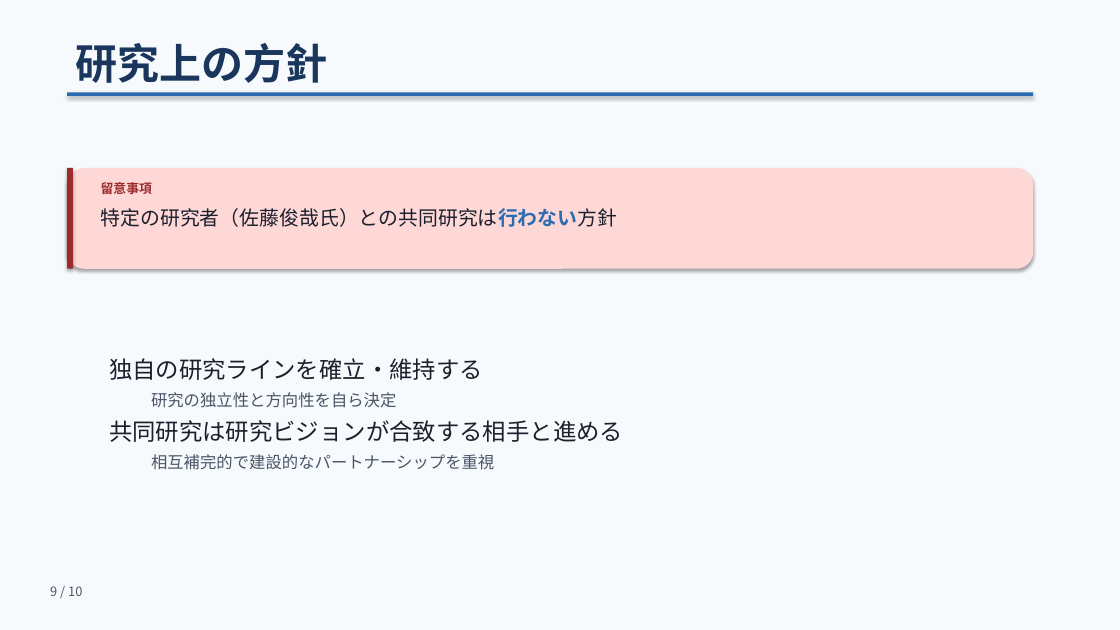
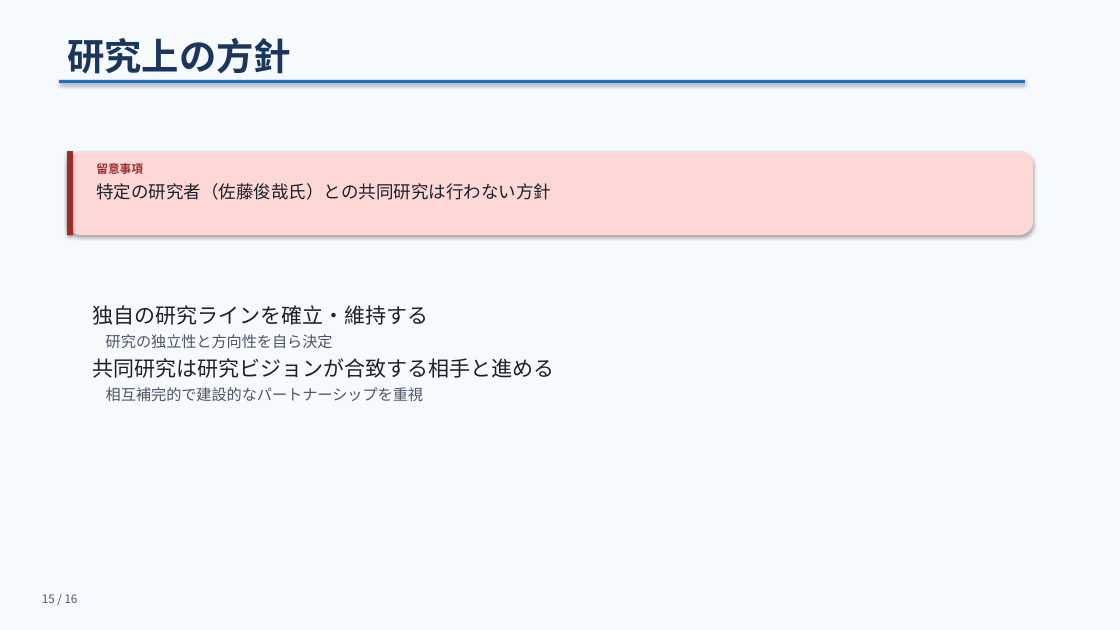
Before and after one commit to bougtoir/kotha-rct-decomposition, a slide deck: slide 15 of meeting-slides/meeting_slides.pptx (slide 9 before the commit). Drawn at 1120x630 pixels with LibreOffice and Linux fonts; fonts in the diff are those of the drawing. Boxes give left, top, right and bottom in pixels: in the first picture for what was removed or moved away, otherwise in the second. Text is boxed around its words. In the diff, an @@ line names an element or a change of style, - is before the commit and + after.

```diff
--- a/meeting-slides/meeting_slides.pptx
+++ b/meeting-slides/meeting_slides.pptx
@@ text "研究上の方針": place and size @@
-text "研究上の方針" at [75,43,327,83]
+text "研究上の方針" at [67,38,291,81]
@@ text "研究上の方針" at [67,38,291,81]: size 36 to 32 pt @@
@@ rectangle: place and size @@
-rectangle at [67,92,1033,96]
+rectangle at [59,80,1025,83]
@@ rounded rectangle: place and size @@
-rounded rectangle at [67,168,1033,269]
+rounded rectangle at [67,151,1033,235]
@@ rectangle: place and size @@
-rectangle at [67,168,73,269]
+rectangle at [67,151,73,235]
@@ text "留意事項": place and size @@
-text "留意事項" at [101,182,152,194]
+text "留意事項" at [96,163,143,174]
@@ text "留意事項" at [96,163,143,174]: size 11 to 10 pt @@
@@ text "特定の研究者（佐藤俊哉氏）との共同研究は行わない方針": place and size @@
-text "特定の研究者（佐藤俊哉氏）との共同研究は行わない方針" at [101,208,618,227]
+text "特定の研究者（佐藤俊哉氏）との共同研究は行わない方針" at [96,183,551,200]
@@ text "特定の研究者（佐藤俊哉氏）との共同研究は行わない方針" at [96,183,551,200]: size 17 to 15 pt; text colour #2B6CB0 to #1A202C, bold off in "特定の研究者（佐藤俊哉氏）との共同研究は行わない方針" @@
@@ text "独自の研究ラインを確立・維持する": place and size @@
-text "独自の研究ラインを確立・維持する" at [109,358,623,470]
+text "独自の研究ラインを確立・維持する" at [92,305,554,401]
@@ text "独自の研究ラインを確立・維持する" at [92,305,554,401]: size 20 to 18 pt in "独自の研究ラインを確立・維持する", "共同研究は研究ビジョンが合致する相手と進める"; size 14 to 13 pt in "研究の独立性と方向性を自ら決定", "相互補完的で建設的なパートナーシップを重視"; less space between paragraphs; list level 2 to 1 in "研究の独立性と方向性を自ら決定"; list level 2 to 1 in "相互補完的で建設的なパートナーシップを重視" @@
@@ text added at [42,594,78,603], 10 pt, text #4A5568 @@
+15 / 16
@@ text removed at [50,586,82,596] @@
-9 / 10
```
Also in this commit, not shown: 4 other slides changed, 11 slides added, 5 slides removed, 5 other files.
